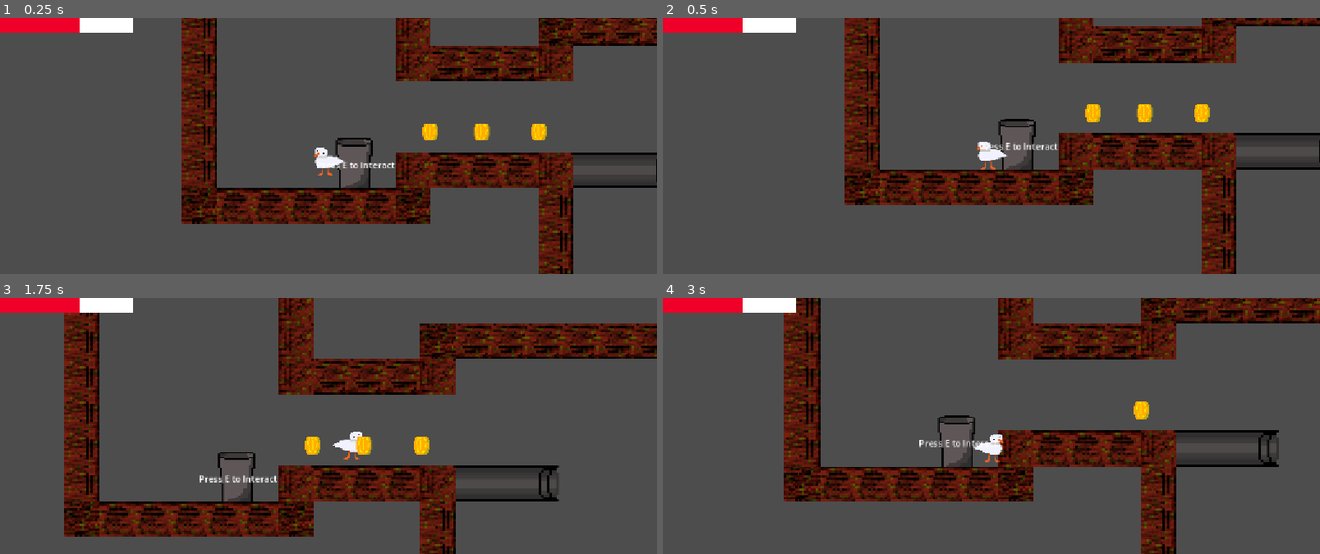
Above: before the commit, frames 1-4 (two rows, left to right).
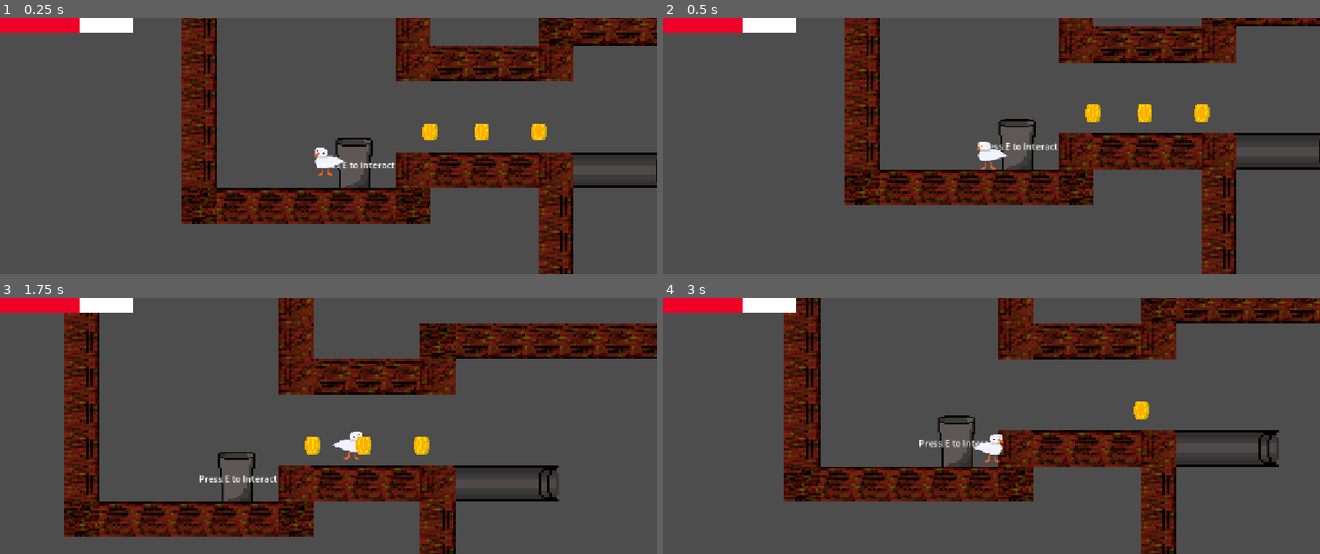
Above: after the commit, the same moments.

Repository: Mango-The-Froot/Duhk
Game: Godot game, scene res://Collab/Scenes/Duhk.tscn
Same seed, same stepped clock (60 frames per second), same inputs: the game is played once before the commit and once after it.
Inputs:
- Up to frame 1 (0.25 s): no input
- Up to frame 2 (0.5 s): no input
- Up to frame 3 (1.75 s): tap E at 0.5, 1.25 s; hold Right (Right) from 0.53 s (still down); tap Shift (Dash) at 0.6, 1.35 s; tap Space (Jump) at 0.77, 1.07, 1.52 s
- Up to frame 4 (3 s): tap Space (Jump) at 1.82 s; tap E at 2, 2.75 s; release Right (Right) at 2.03 s; hold Left (Left) 2.03-2.78 s; tap Shift (Dash) at 2.1, 2.85 s; hold Right (Right) from 2.78 s (still down)

The runs differ from the first frame. In frame 1, less than 0.1% of the frame differs, in the area x 64-84%, y 41-48%; in frame 2, less than 0.1%; in frame 3, less than 0.1%; in frame 4, less than 0.1%.

Commit message:
sharpened textures

Diff:
--- a/Collab/Player.tscn
+++ b/Collab/Player.tscn
@@ -48,6 +48,8 @@
 size = Vector2(53, 50)
 
 [node name="Player" type="Node2D" unique_id=232668859]
+texture_filter = 1
+position = Vector2(-1, 4)
 
 [node name="PlayerCharBody" type="CharacterBody2D" parent="." unique_id=1561518963]
 position = Vector2(378, 247)
--- a/Collab/Scenes/coin____rename_later.tscn
+++ b/Collab/Scenes/coin____rename_later.tscn
@@ -22,9 +22,11 @@
 radius = 16.0
 
 [node name="Coin" type="Area2D" unique_id=671717701]
+position = Vector2(368, 434)
 script = ExtResource("1_hpe1q")
 
 [node name="Coin __ rename later" type="AnimatedSprite2D" parent="." unique_id=1143023934]
+texture_filter = 1
 sprite_frames = SubResource("SpriteFrames_puafi")
 
 [node name="CollisionShape2D" type="CollisionShape2D" parent="." unique_id=2042454644]
